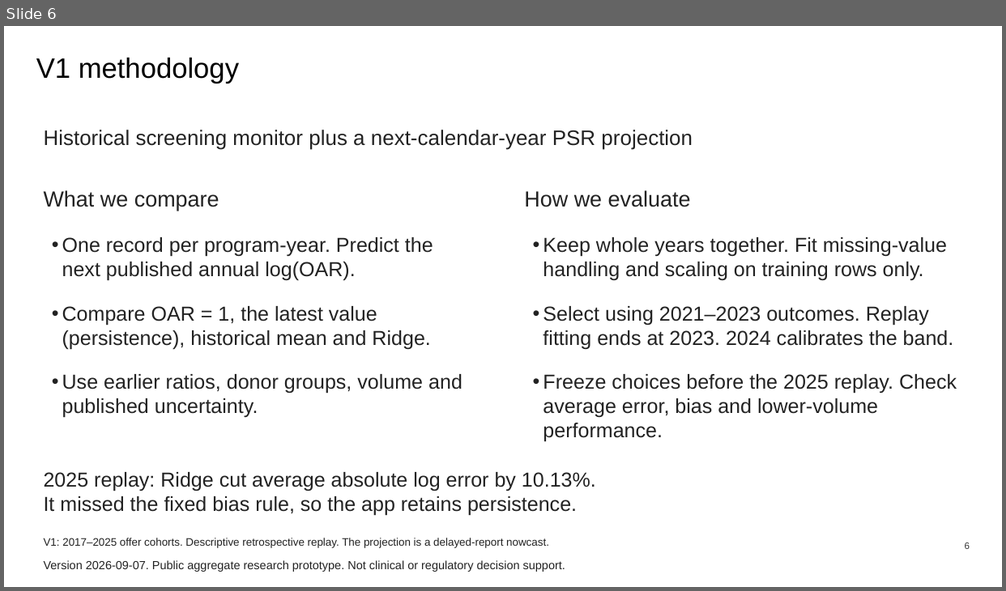
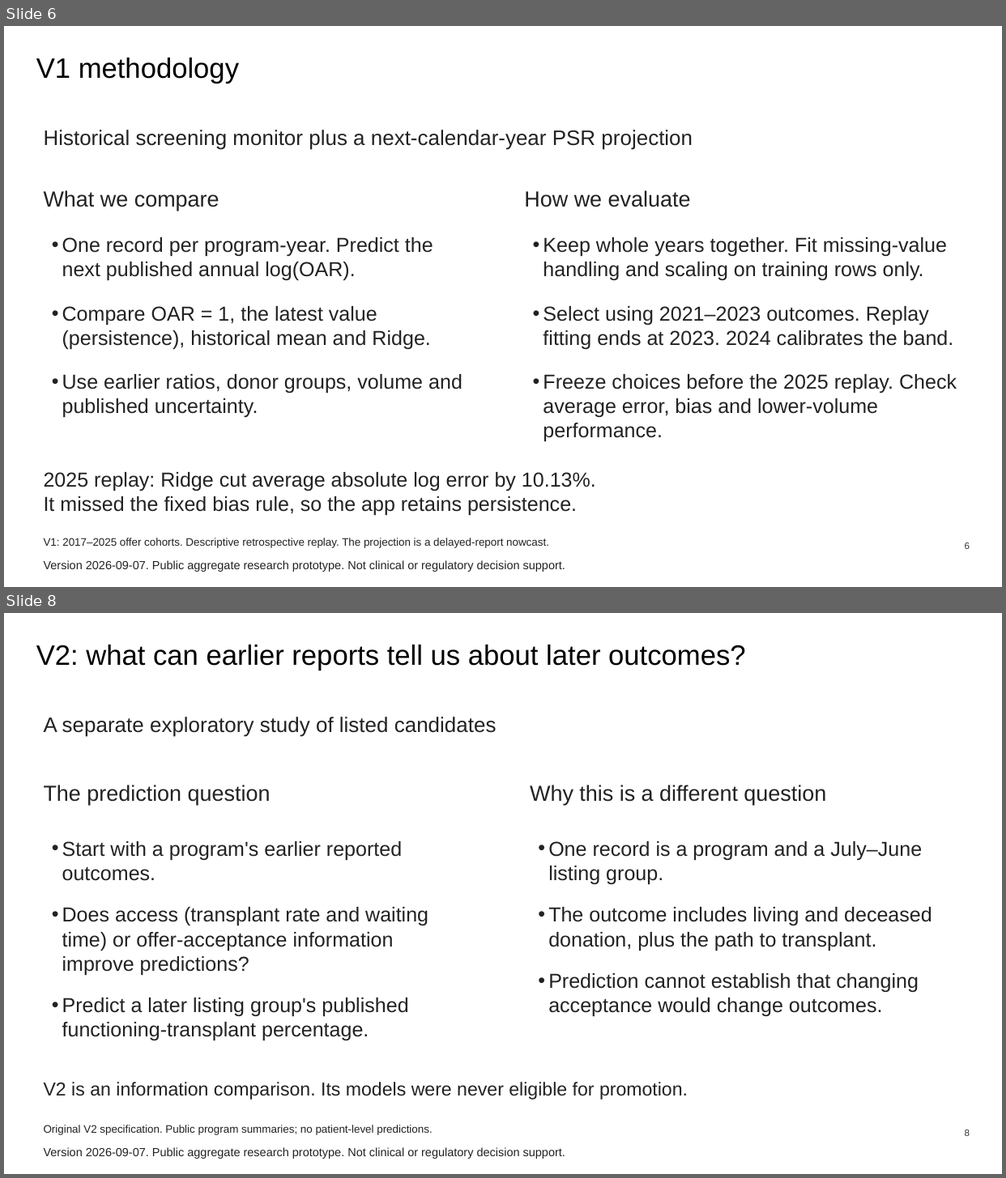
Before and after one commit to ca34525/Kidney-Acceptance-Signal-Monitor, a slide deck: docs/presentation/data-walkthrough/data-walkthrough.pptx. Shown one above the other, each under a label of ours: slide 6 before the commit, slides 6 and 8 after it; the slides between them are not shown. The pictures are 1006x591 and 1006x1178 pixels, drawn with LibreOffice and Linux fonts; fonts in the diff are those of the drawing. Boxes give left, top, right and bottom in pixels: in the first picture for what was removed or moved away, otherwise in the second. Text is boxed around its words. In the diff, an @@ line names an element or a change of style, - is before the commit and + after.

```diff
--- a/docs/presentation/data-walkthrough/data-walkthrough.pptx
+++ b/docs/presentation/data-walkthrough/data-walkthrough.pptx
@@ slide 8 added at bbox=[4, 613, 1002, 1174], background #FFFFFF @@
@@ title added at bbox=[36, 645, 745, 671], 27 pt, text #000000 @@
+V2: what can earlier reports tell us about later outcomes?
@@ text added at bbox=[44, 717, 496, 737], 20.2 pt, text #222222 @@
+A separate exploratory study of listed candidates
@@ text added at bbox=[44, 785, 270, 805], 21 pt, text #222222 @@
+The prediction question
@@ text added at bbox=[530, 785, 826, 805], 21 pt, text #222222 @@
+Why this is a different question
@@ text added at bbox=[62, 841, 428, 1041], 19.5 pt, text #222222 @@
+• Start with a program's earlier reported outcomes.
+• Does access (transplant rate and waiting time) or offer-acceptance information improve predictions?
+• Predict a later listing group's published functioning-transplant percentage.
@@ text added at bbox=[548, 841, 932, 1017], 19.5 pt, text #222222 @@
+• One record is a program and a July–June listing group.
+• The outcome includes living and deceased donation, plus the path to transplant.
+• Prediction cannot establish that changing acceptance would change outcomes.
@@ text added at bbox=[44, 1082, 688, 1100], 18 pt, text #222222 @@
+V2 is an information comparison. Its models were never eligible for promotion.
@@ text added at bbox=[44, 1125, 432, 1135], 10.5 pt, text #222222 @@
+Original V2 specification. Public program summaries; no patient-level predictions.
@@ page number added at bbox=[965, 1130, 970, 1136], 9 pt, text #333333 @@
+8
@@ text added at bbox=[44, 1148, 565, 1159], 11.2 pt, text #222222 @@
+Version 2026-09-07. Public aggregate research prototype. Not clinical or regulatory decision support.
```
Also in this commit, not shown: 17 other slides added, 7 other files.
